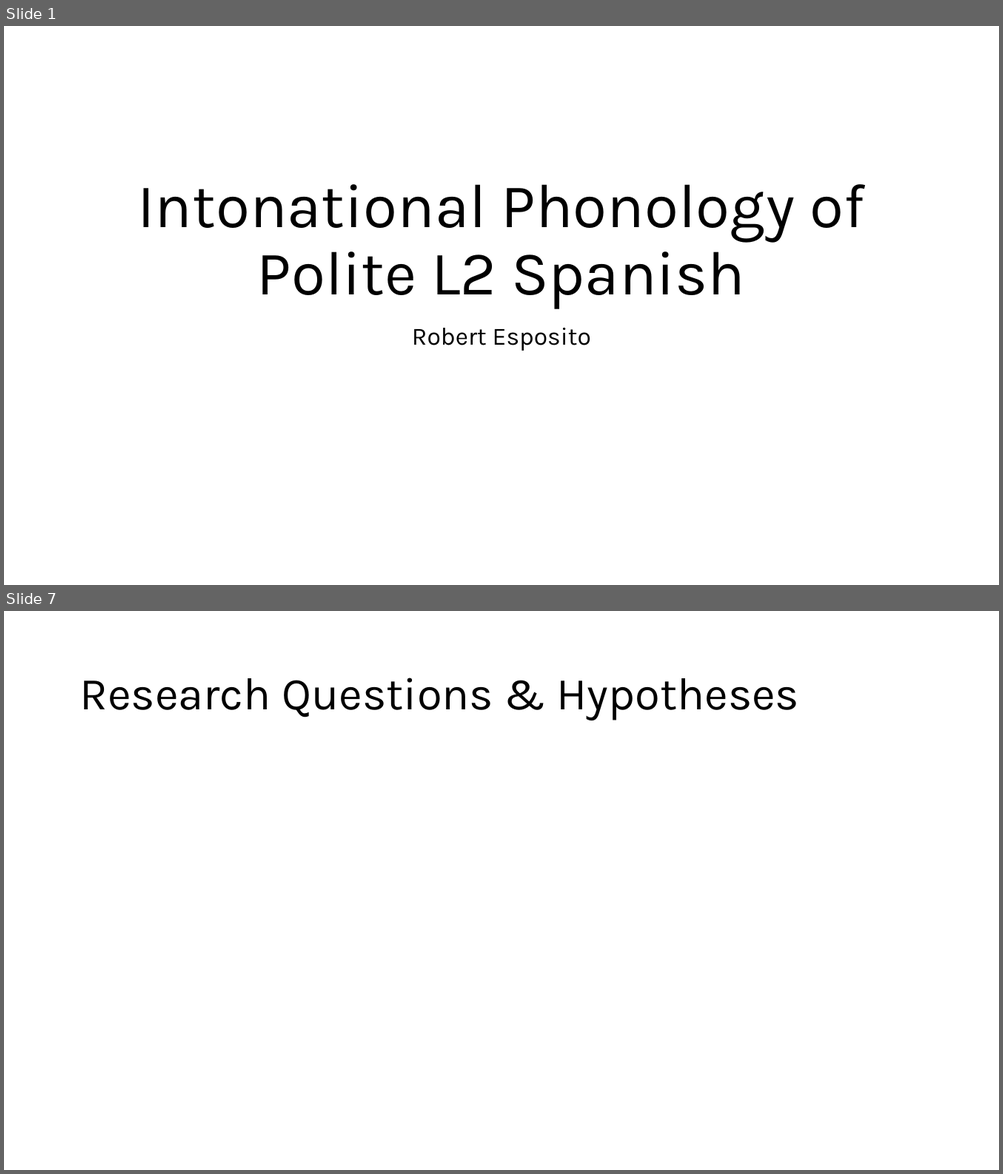
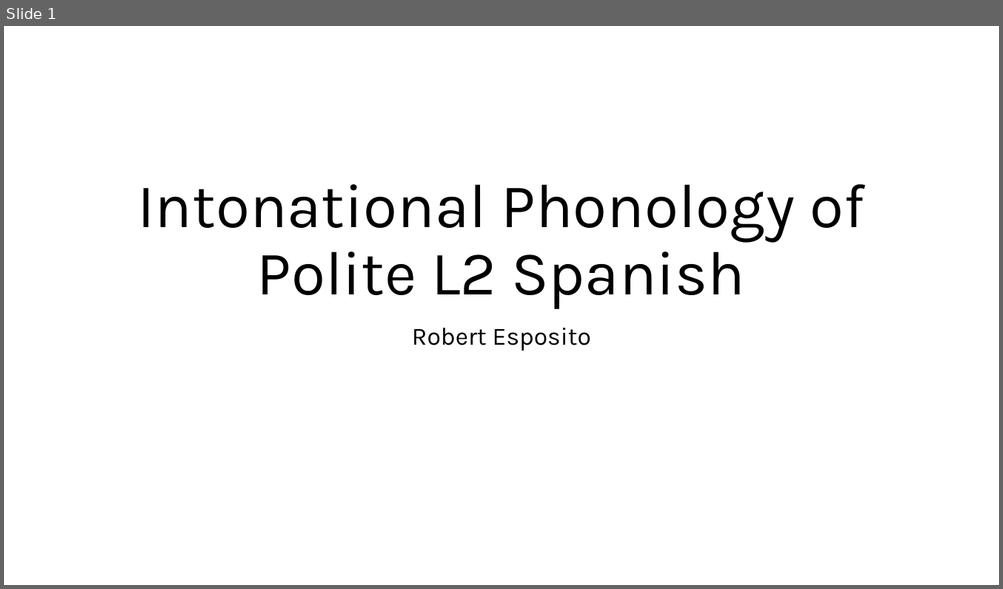
Before and after one commit to RobertEspo/polite_l2_spanish, a slide deck: slides/12_05_2024_sociolinguistics.pptx. Shown one above the other, each under a label of ours: slides 1 and 7 before the commit, slide 1 after it; the slides between them are not shown. The pictures are 1003x1174 and 1003x589 pixels, drawn with LibreOffice and Linux fonts; fonts in the diff are those of the drawing. Boxes give left, top, right and bottom in pixels: in the first picture for what was removed or moved away, otherwise in the second. Text is boxed around its words. In the diff, an @@ line names an element or a change of style, - is before the commit and + after.

```diff
--- a/slides/12_05_2024_sociolinguistics.pptx
+++ b/slides/12_05_2024_sociolinguistics.pptx
@@ slide 7 removed at box(4, 611, 999, 1170), background #FFFFFF @@
@@ title removed at box(79, 678, 800, 721) @@
-Research Questions & Hypotheses
```
Also in this commit, not shown: 1 slide changed, 34 slides added, 9 other slides removed, 56 other files.
